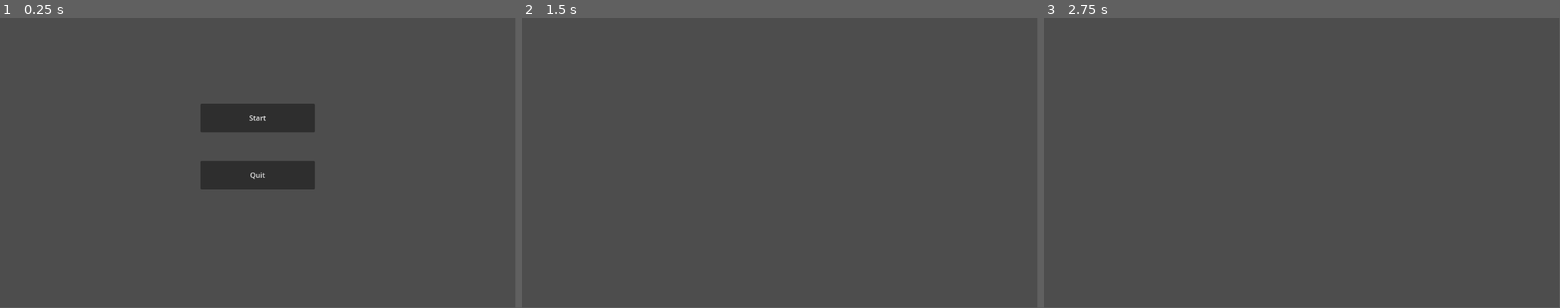
Above: before the commit, frames 1-3 (left to right).
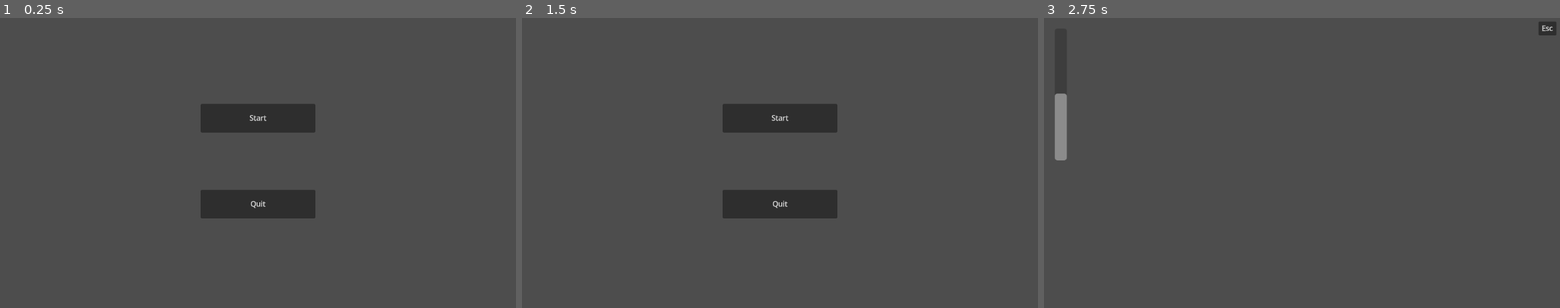
Above: after the commit, the same moments.

Repository: kchiu1/Card-Battle-Game
Game: Godot game, scene res://main/Main Menu.tscn
Two runs of this game, one before a commit and one after it. Both use one fixed random seed, a clock stepped at 60 frames per second and the inputs below. Before the commit the project has no main scene; this scene is started directly in both runs.
Inputs (mouse positions are in pixels of both pictures, inside the frame that each line leads up to):
- Up to frame 1 (0.25 s): no input
- Up to frame 2 (1.5 s): click "Start" at 0.5 s; click (1022, 29) at 1.25 s, where only the run after the commit has a clickable "Esc"
- Up to frame 3 (2.75 s): click (1302, 116) at 2 s, where only the run after the commit has a clickable "Start"
In our replay, the window is 799x449 before the commit and 800x450 after it. These sizes can differ from the game's own. Grey fills any space a smaller window leaves; there, only what the larger window draws over its background counts as a difference.

The runs differ from the first frame. In frame 1, 4.4% of the frame differs, in the area x 38-62%, y 30-70%; in frame 2, 4.3%; in frame 3, 0.7%.

Commit message:
Health Bar
Added Health bar and Escape

Diff:
--- a/card-battle-game/Levels/TestFight.tscn
+++ b/card-battle-game/Levels/TestFight.tscn
@@ -1,3 +1,24 @@
-[gd_scene format=3 uid="uid://cioy56aw0fbtj"]
+[gd_scene load_steps=2 format=3 uid="uid://cioy56aw0fbtj"]
+
+[ext_resource type="Script" uid="uid://3v1flw4tc1q1" path="res://Levels/test_fight.gd" id="1_3s1ur"]
 
 [node name="TestFight" type="Node2D"]
+script = ExtResource("1_3s1ur")
+
+[node name="player_health" type="ProgressBar" parent="."]
+offset_left = 24.000004
+offset_top = 318.45203
+offset_right = 318.45203
+offset_bottom = 345.45203
+rotation = -1.5707964
+value = 50.0
+show_percentage = false
+
+[node name="Main Menu" type="Button" parent="."]
+offset_left = 1104.0
+offset_top = 8.0
+offset_right = 1144.0
+offset_bottom = 32.0
+text = "Esc"
+
+[connection signal="pressed" from="Main Menu" to="." method="_on_main_menu_pressed"]
--- /dev/null
+++ b/card-battle-game/Levels/test_fight.gd
@@ -0,0 +1,15 @@
+extends Node2D
+
+
+# Called when the node enters the scene tree for the first time.
+func _ready() -> void:
+    pass # Replace with function body.
+
+
+# Called every frame. 'delta' is the elapsed time since the previous frame.
+func _process(delta: float) -> void:
+    pass
+
+
+func _on_main_menu_pressed() -> void:
+    get_tree().change_scene_to_file("res://main/Main Menu.tscn")
--- a/card-battle-game/main/Main Menu.tscn
+++ b/card-battle-game/main/Main Menu.tscn
@@ -5,19 +5,19 @@
 [node name="MainMenu" type="Node2D"]
 script = ExtResource("1_q6prn")
 
-[node name="Start" type="Button" parent="."]
+[node name="start" type="Button" parent="."]
 offset_left = 448.0
 offset_top = 192.0
 offset_right = 704.0
 offset_bottom = 256.0
 text = "Start"
 
-[node name="Quit" type="Button" parent="."]
+[node name="quit" type="Button" parent="."]
 offset_left = 448.0
-offset_top = 320.0
+offset_top = 384.0
 offset_right = 704.0
-offset_bottom = 384.0
+offset_bottom = 448.0
 text = "Quit"
 
-[connection signal="pressed" from="Start" to="." method="_on_start_pressed"]
-[connection signal="pressed" from="Quit" to="." method="_on_quit_pressed"]
+[connection signal="pressed" from="start" to="." method="_on_start_pressed"]
+[connection signal="pressed" from="quit" to="." method="_on_quit_pressed"]
--- a/card-battle-game/project.godot
+++ b/card-battle-game/project.godot
@@ -11,5 +11,16 @@
 [application]
 
 config/name="Card Battle Game"
+run/main_scene="uid://dp388d5qhkvx7"
 config/features=PackedStringArray("4.5", "Forward Plus")
 config/icon="res://icon.svg"
+
+[display]
+
+window/size/mode=2
+window/size/sharp_corners=true
+window/stretch/mode="viewport"
+
+[gui]
+
+theme/default_font_multichannel_signed_distance_field=true
Not shown, added: card-battle-game/Levels/test_fight.gd.uid
